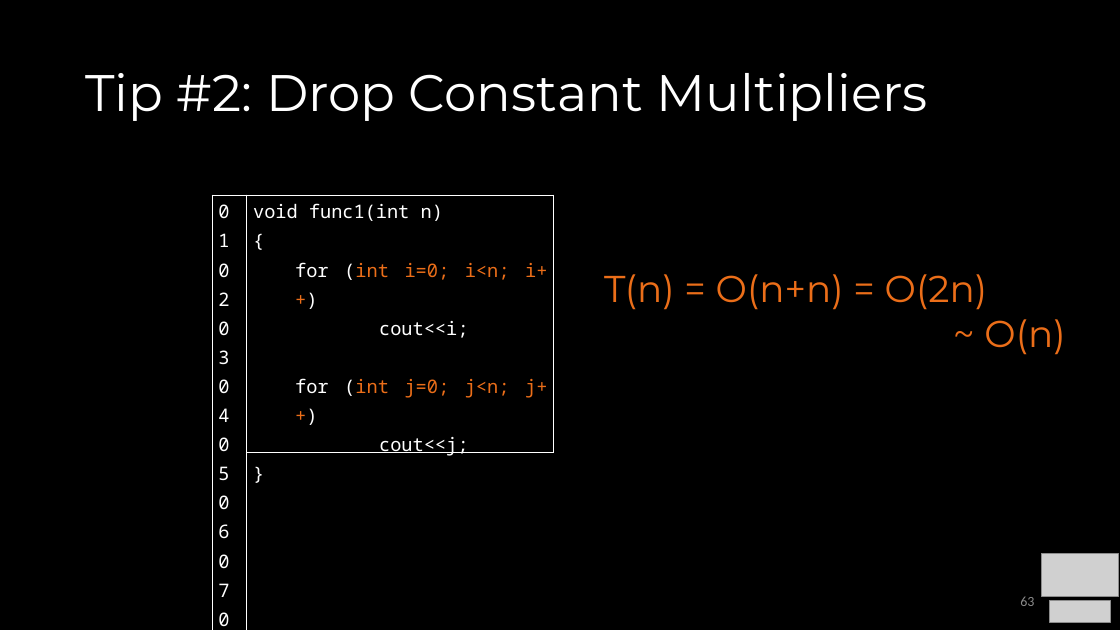
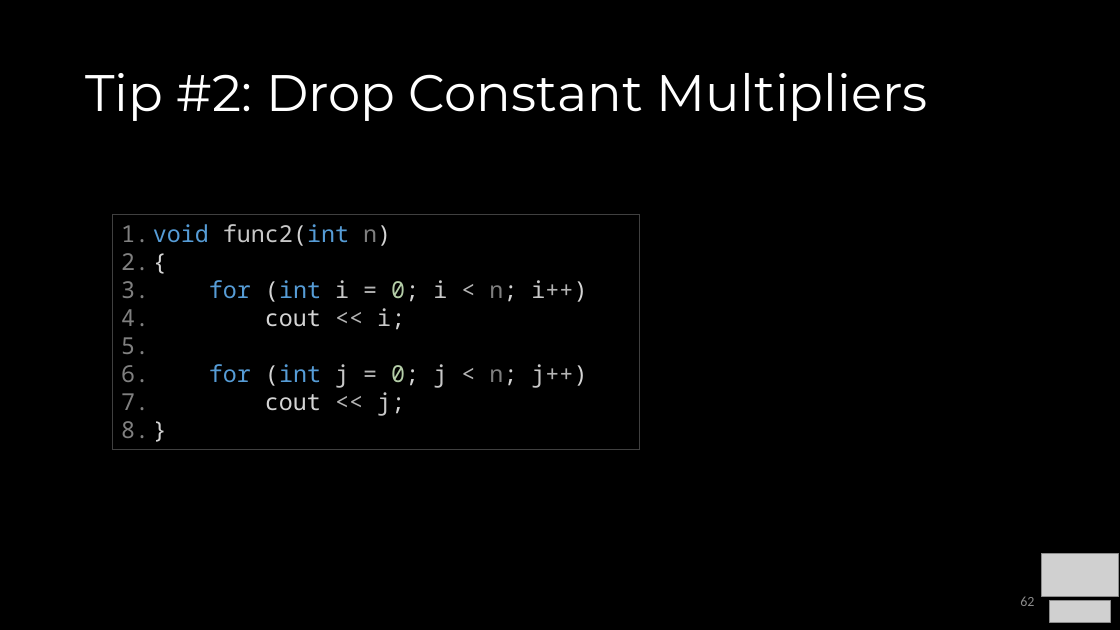
Before and after one commit to COP3530/Instructional-Content, a slide deck: slide 62 of Slides/Slides-PPT/1 - Algorithmic Analysis.pptx (slide 63 before the commit). Drawn at 1120x630 pixels with LibreOffice and Linux fonts; fonts in the diff are those of the drawing; grey boxes stand for pictures. Boxes give left, top, right and bottom in pixels: in the first picture for what was removed or moved away, otherwise in the second. Text is boxed around its words. In the diff, an @@ line names an element or a change of style, - is before the commit and + after.

```diff
--- a/Slides/Slides-PPT/1 - Algorithmic Analysis.pptx
+++ b/Slides/Slides-PPT/1 - Algorithmic Analysis.pptx
@@ table removed at <box>213,195,247,425</box>, 1 rows, 1 columns @@
-01 / 02 / 03 / 04 / 05 / 06 / 07 / 08 / 09
@@ table removed at <box>247,195,555,460</box>, 1 rows, 1 columns @@
-void func1(int n) / { / for (int i=0; i<n; i++) / cout<<i; / for (int j=0; j<n; j++) / cout<<j; / }
@@ rectangle added at <box>113,215,639,450</box>, outline #404040 0.75 pt, 20 pt, text #D4D4D4 @@
+1. void func2(int n)
+2. {
+3. for (int i = 0; i < n; i++)
+4. cout << i;
+5. for (int j = 0; j < n; j++)
+6. cout << j;
+7. }
@@ text removed at <box>604,274,1065,355</box> @@
-  T(n) = O(n+n) = O(2n)
-  ~ O(n)
```
Also in this commit, not shown: 11 other slides changed, 1 other file.
